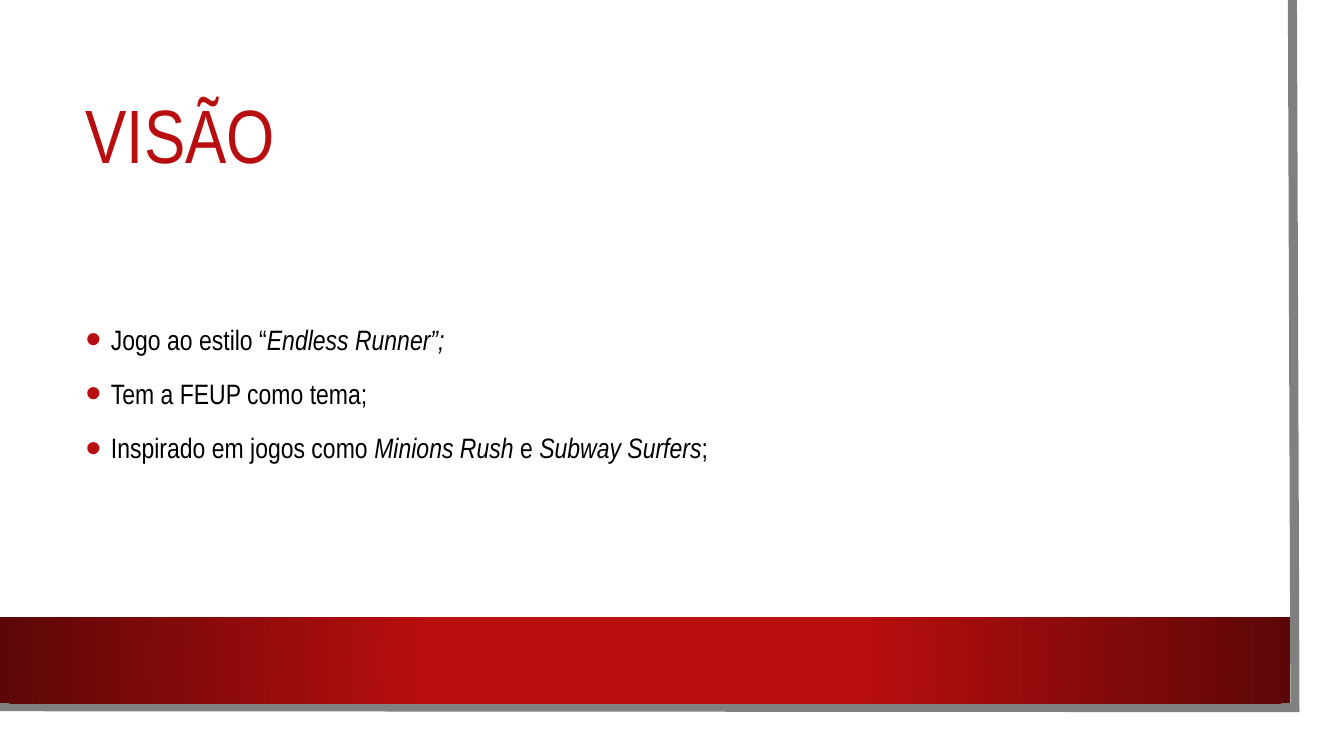
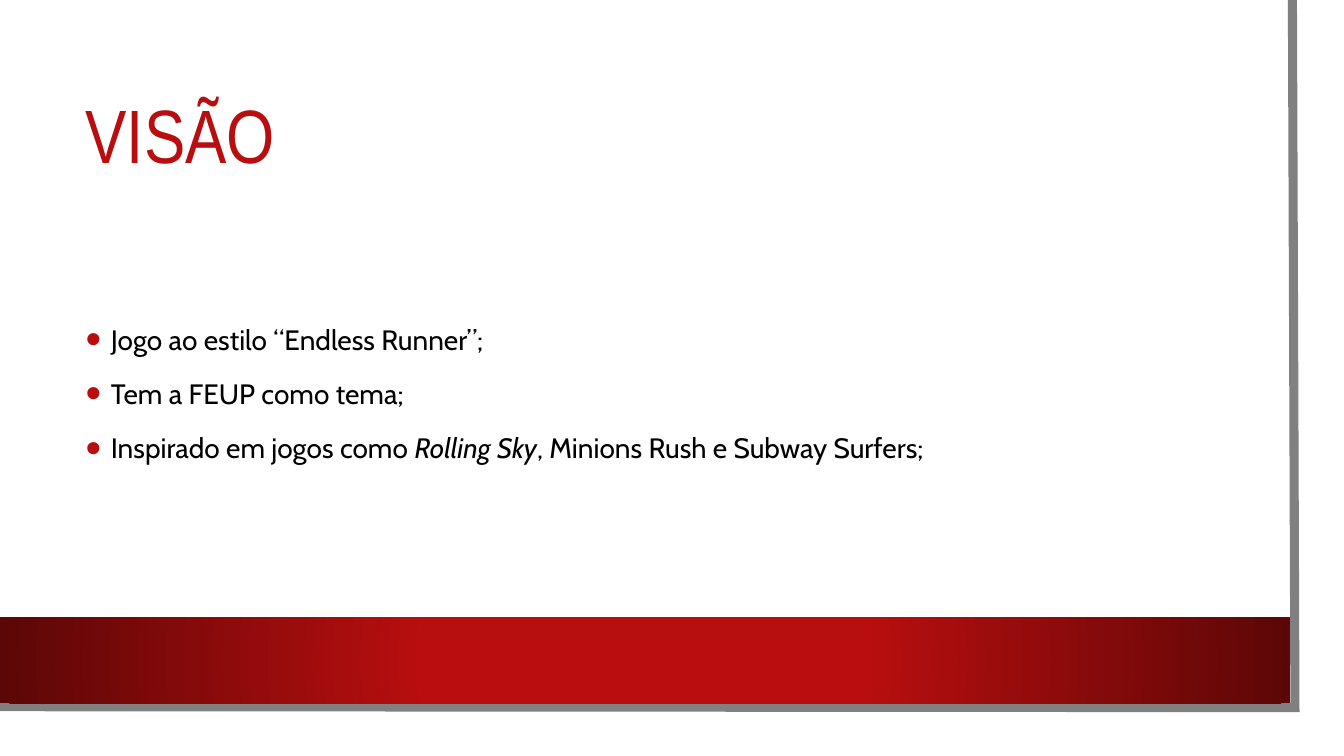
Before and after one commit to PedroRomanoBarbosa/DJCO, a slide deck: slide 2 of Documentos/Apresentacao.pptx. Drawn at 1344x756 pixels with LibreOffice and Linux fonts; fonts in the diff are those of the drawing; background and template pictures are left out. Boxes give left, top, right and bottom in pixels: in the first picture for what was removed or moved away, otherwise in the second. Text is boxed around its words. In the diff, an @@ line names an element or a change of style, - is before the commit and + after.

Commit message:
Apresentação

```diff
--- a/Documentos/Apresentacao.pptx
+++ b/Documentos/Apresentacao.pptx
@@ text at bbox=[111, 329, 483, 407]: font Arial Narrow to Cabin in "Jogo ao estilo “Endless Runner”;", "Tem a FEUP como tema;"; italic off in "“Endless Runner”;" @@
@@ text at bbox=[111, 437, 924, 465]: text changed; font Arial Narrow to Cabin; italic off @@
-• Inspirado em jogos como Minions Rush e Subway Surfers;
+• Inspirado em jogos como Rolling Sky, Minions Rush e Subway Surfers;
```
Also in this commit, not shown: 12 other slides changed, 2 slides added.
